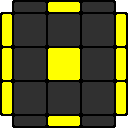
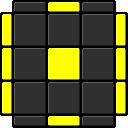
Two versions of the same layered image (128×128). Layer-by-layer changes:
painted on "color" over [2, 2, 126, 126]
